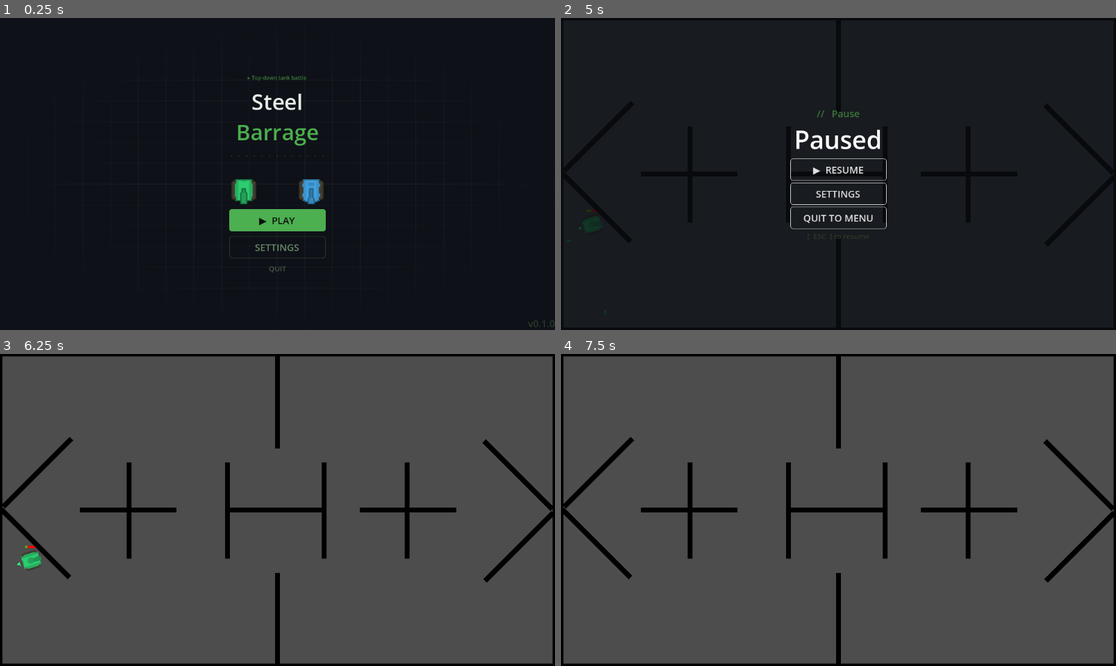
Above: before the commit, frames 1-4 (two rows, left to right).
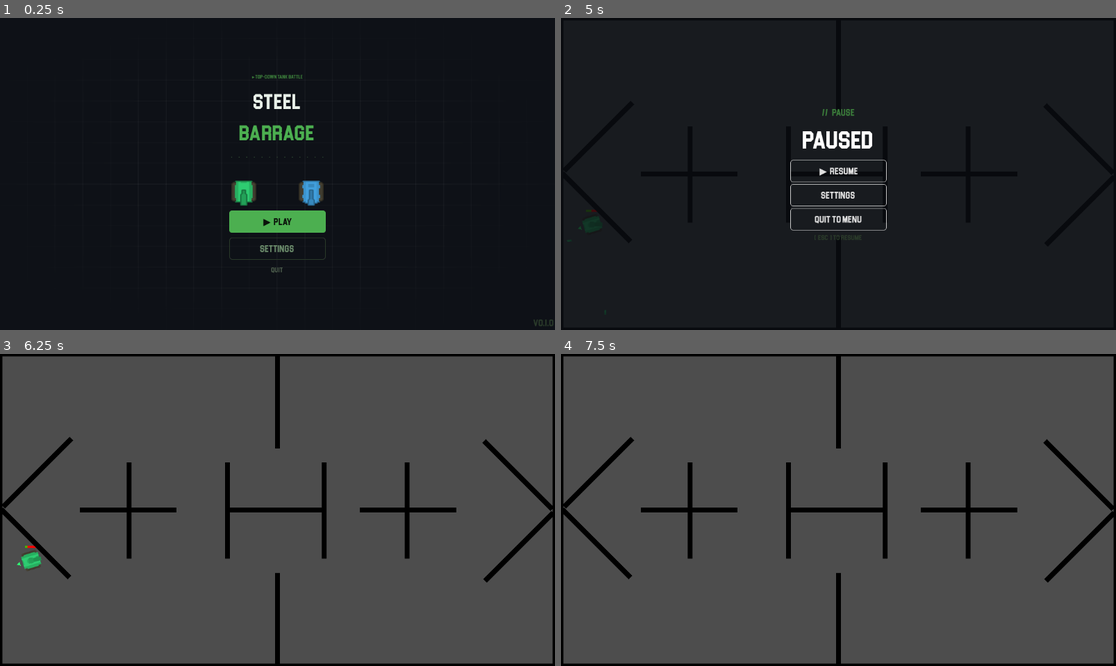
Above: after the commit, the same moments.

Repository: Koala118th/Tank-AWS
Game: Godot game, scene res://Interfaces/Main Menu/main_menu.tscn
Two runs of this game, one before a commit and one after it. Both use one fixed random seed, a clock stepped at 60 frames per second and the inputs below.
Inputs (mouse positions are in pixels of both pictures, inside the frame that each line leads up to):
- Up to frame 1 (0.25 s): no input
- Up to frame 2 (5 s): click "▶ PLAY" at 0.5 s; tap Enter at 1.25 s; move the mouse to (960, 158) at 1.27 s; hold D (turn_right) 1.28-2.03 s; click (960, 158) at 1.35 s; tap Space at 2 s; move the mouse to (727, 189) at 2.02 s; hold S (move_backward) 2.03-2.78 s; click (727, 189) at 2.1 s; move the mouse to (894, 105) at 2.77 s; hold D (turn_right) 2.78-3.53 s; click (894, 105) at 2.85 s; move the mouse to (810, 236) at 3.52 s; hold W (move_forward) 3.53-4.28 s; click (810, 236) at 3.6 s; move the mouse to (1005, 220) at 4.27 s; hold A (turn_left) from 4.28 s (still down); click (1005, 220) at 4.35 s; tap Escape (ui_cancel) at 4.9 s
- Up to frame 3 (6.25 s): move the mouse to (111, 463) at 5.02 s; click (111, 463) at 5.1 s; release A (turn_left) at 5.75 s; click "▶ RESUME" at 5.75 s
- Up to frame 4 (7.5 s): tap Enter at 6.5 s; move the mouse to (866, 510) at 6.52 s; hold S (move_backward) 6.53-7.28 s; click (866, 510) at 6.6 s; move the mouse to (755, 432) at 7.27 s; hold D (turn_right) from 7.28 s (still down); click (755, 432) at 7.35 s

The runs differ from the first frame. In frame 1, 1.7% of the frame differs, in the area x 41-100%, y 18-100%; in frame 2, 1.8%, in the area x 41-59%, y 29-72%; in frame 3, less than 0.1%; in frame 4, nothing differs.

Commit message:
change font

Diff:
--- a/Interfaces/Main Menu/main_menu.tscn
+++ b/Interfaces/Main Menu/main_menu.tscn
@@ -4,6 +4,7 @@
 [ext_resource type="Shader" uid="uid://c5r0cv1fjjaqu" path="res://Interfaces/Main Menu/grid_pattern.gdshader" id="2_neyqc"]
 [ext_resource type="Shader" uid="uid://cexvwrjvo26v1" path="res://Interfaces/Main Menu/vignette.gdshader" id="3_sulmp"]
 [ext_resource type="Texture2D" uid="uid://br7noaac5ekqj" path="res://Assets/PNG/tank_green.png" id="4_3q6f2"]
+[ext_resource type="FontFile" uid="uid://dm2nbkb8dm4vu" path="res://Assets/Fonts/Blockletter.otf" id="4_xpv52"]
 [ext_resource type="Texture2D" uid="uid://crr1oakda6l6b" path="res://Assets/PNG/tank_blue.png" id="5_xpv52"]
 
 [sub_resource type="ShaderMaterial" id="ShaderMaterial_sulmp"]
@@ -99,13 +100,15 @@
 [node name="EyebrowLabel" type="Label" parent="CenterContainer/VBoxContainer" unique_id=2096481526]
 layout_mode = 2
 theme_override_colors/font_color = Color(0.22745098, 0.47843137, 0.22745098, 1)
+theme_override_fonts/font = ExtResource("4_xpv52")
 theme_override_font_sizes/font_size = 11
 text = "▸ Top-down tank battle"
 horizontal_alignment = 1
 
-[node name="RichTextLabel" type="RichTextLabel" parent="CenterContainer/VBoxContainer" unique_id=429757282]
+[node name="TitleLabel" type="RichTextLabel" parent="CenterContainer/VBoxContainer" unique_id=429757282]
 layout_mode = 2
 theme_override_colors/default_color = Color(0.9098039, 0.9411765, 0.9098039, 1)
+theme_override_fonts/normal_font = ExtResource("4_xpv52")
 theme_override_font_sizes/normal_font_size = 45
 bbcode_enabled = true
 text = "Steel [color=#4caf50]Barrage[/color]"
@@ -148,6 +151,7 @@
 custom_minimum_size = Vector2(200, 46)
 layout_mode = 2
 theme_override_colors/font_color = Color(0.039215688, 0.07058824, 0.039215688, 1)
+theme_override_fonts/font = ExtResource("4_xpv52")
 theme_override_font_sizes/font_size = 20
 theme_override_styles/normal = SubResource("StyleBoxFlat_sulmp")
 theme_override_styles/hover = SubResource("StyleBoxFlat_hvu6i")
@@ -158,6 +162,7 @@
 layout_mode = 2
 theme_override_colors/font_color = Color(0.41568628, 0.5411765, 0.41568628, 1)
 theme_override_colors/font_hover_color = Color(0.627451, 0.7529412, 0.627451, 1)
+theme_override_fonts/font = ExtResource("4_xpv52")
 theme_override_font_sizes/font_size = 20
 theme_override_styles/normal = SubResource("StyleBoxFlat_3q6f2")
 theme_override_styles/hover = SubResource("StyleBoxFlat_xpv52")
@@ -167,6 +172,7 @@
 layout_mode = 2
 theme_override_colors/font_color = Color(0.2901961, 0.3529412, 0.2901961, 1)
 theme_override_colors/font_hover_color = Color(0.5411765, 0.6039216, 0.5411765, 1)
+theme_override_fonts/font = ExtResource("4_xpv52")
 theme_override_font_sizes/font_size = 15
 theme_override_styles/normal = SubResource("StyleBoxEmpty_2ccvi")
 text = "QUIT"
@@ -183,6 +189,7 @@
 grow_horizontal = 0
 grow_vertical = 0
 theme_override_colors/font_color = Color(0.16470589, 0.22745098, 0.16470589, 1)
+theme_override_fonts/font = ExtResource("4_xpv52")
 theme_override_font_sizes/font_size = 20
 text = "v0.1.0"
 
--- a/Interfaces/Pause Menu/pause_menu.gd
+++ b/Interfaces/Pause Menu/pause_menu.gd
@@ -1,6 +1,6 @@
 extends CanvasLayer
 
-signal resumed  # add this
+signal resumed
 
 func _ready():
 	hide()
--- a/Interfaces/Pause Menu/pause_menu.tscn
+++ b/Interfaces/Pause Menu/pause_menu.tscn
@@ -1,6 +1,7 @@
 [gd_scene format=3 uid="uid://d040au338m11y"]
 
 [ext_resource type="Script" uid="uid://b8dh0rtndwsn8" path="res://Interfaces/Pause Menu/pause_menu.gd" id="1_lm2xp"]
+[ext_resource type="FontFile" uid="uid://dm2nbkb8dm4vu" path="res://Assets/Fonts/Blockletter.otf" id="2_ywhub"]
 
 [sub_resource type="StyleBoxFlat" id="StyleBoxFlat_lm2xp"]
 bg_color = Color(0.6, 0.6, 0.6, 0)
@@ -54,12 +55,14 @@
 [node name="EyebrowLabel" type="Label" parent="Control/CenterContainer/VBoxContainer" unique_id=1780569955]
 layout_mode = 2
 theme_override_colors/font_color = Color(0.22745098, 0.47843137, 0.22745098, 1)
+theme_override_fonts/font = ExtResource("2_ywhub")
 theme_override_font_sizes/font_size = 20
 text = "//   Pause"
 horizontal_alignment = 1
 
 [node name="PausedLabel" type="Label" parent="Control/CenterContainer/VBoxContainer" unique_id=1575771968]
 layout_mode = 2
+theme_override_fonts/font = ExtResource("2_ywhub")
 theme_override_font_sizes/font_size = 52
 text = "Paused"
 horizontal_alignment = 1
@@ -67,6 +70,7 @@
 [node name="ResumeButton" type="Button" parent="Control/CenterContainer/VBoxContainer" unique_id=1040879207]
 custom_minimum_size = Vector2(200, 46)
 layout_mode = 2
+theme_override_fonts/font = ExtResource("2_ywhub")
 theme_override_font_sizes/font_size = 20
 theme_override_styles/normal = SubResource("StyleBoxFlat_lm2xp")
 theme_override_styles/hover = SubResource("StyleBoxFlat_ywhub")
@@ -75,6 +79,7 @@
 [node name="SettingsButton" type="Button" parent="Control/CenterContainer/VBoxContainer" unique_id=346808688]
 custom_minimum_size = Vector2(200, 46)
 layout_mode = 2
+theme_override_fonts/font = ExtResource("2_ywhub")
 theme_override_font_sizes/font_size = 20
 theme_override_styles/normal = SubResource("StyleBoxFlat_lm2xp")
 theme_override_styles/hover = SubResource("StyleBoxFlat_ywhub")
@@ -83,6 +88,7 @@
 [node name="QuitButton" type="Button" parent="Control/CenterContainer/VBoxContainer" unique_id=418823728]
 custom_minimum_size = Vector2(200, 46)
 layout_mode = 2
+theme_override_fonts/font = ExtResource("2_ywhub")
 theme_override_font_sizes/font_size = 20
 theme_override_styles/normal = SubResource("StyleBoxFlat_lm2xp")
 theme_override_styles/hover = SubResource("StyleBoxFlat_ywhub")
@@ -91,6 +97,7 @@
 [node name="BottomLabel" type="Label" parent="Control/CenterContainer/VBoxContainer" unique_id=497377972]
 layout_mode = 2
 theme_override_colors/font_color = Color(0.16470589, 0.22745098, 0.16470589, 1)
+theme_override_fonts/font = ExtResource("2_ywhub")
 theme_override_font_sizes/font_size = 15
 text = "[  ESC  ] to resume"
 horizontal_alignment = 1
Binary file added: Assets/Fonts/Blockletter.otf
Not shown, added: Assets/Fonts/Blockletter.otf.import
